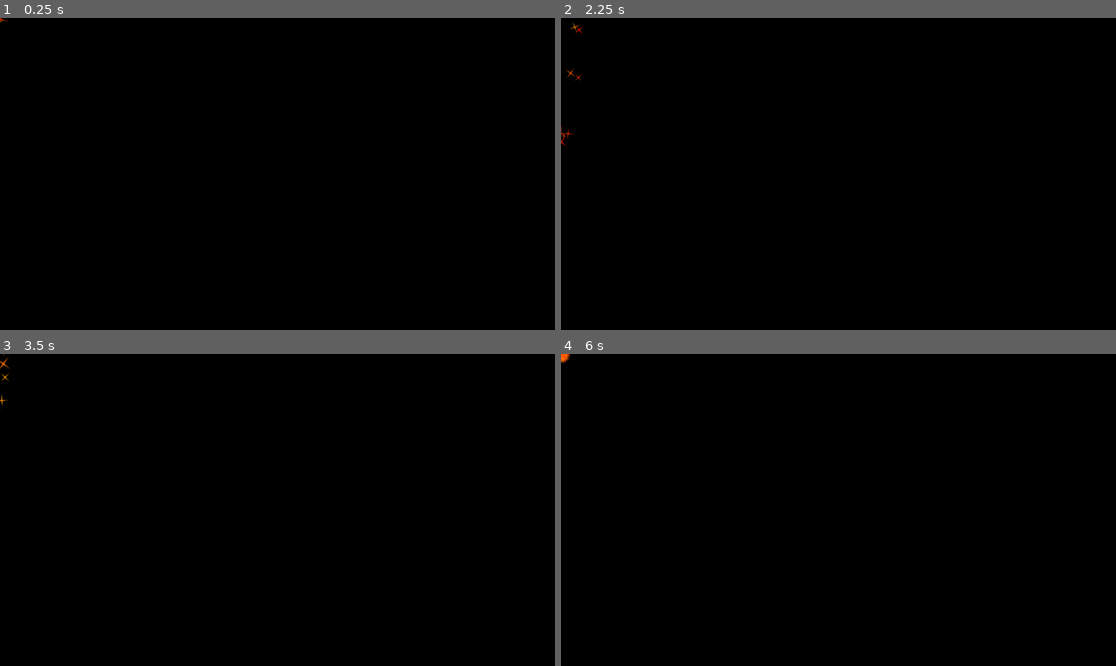
Above: before the commit, frames 1-4 (two rows, left to right).
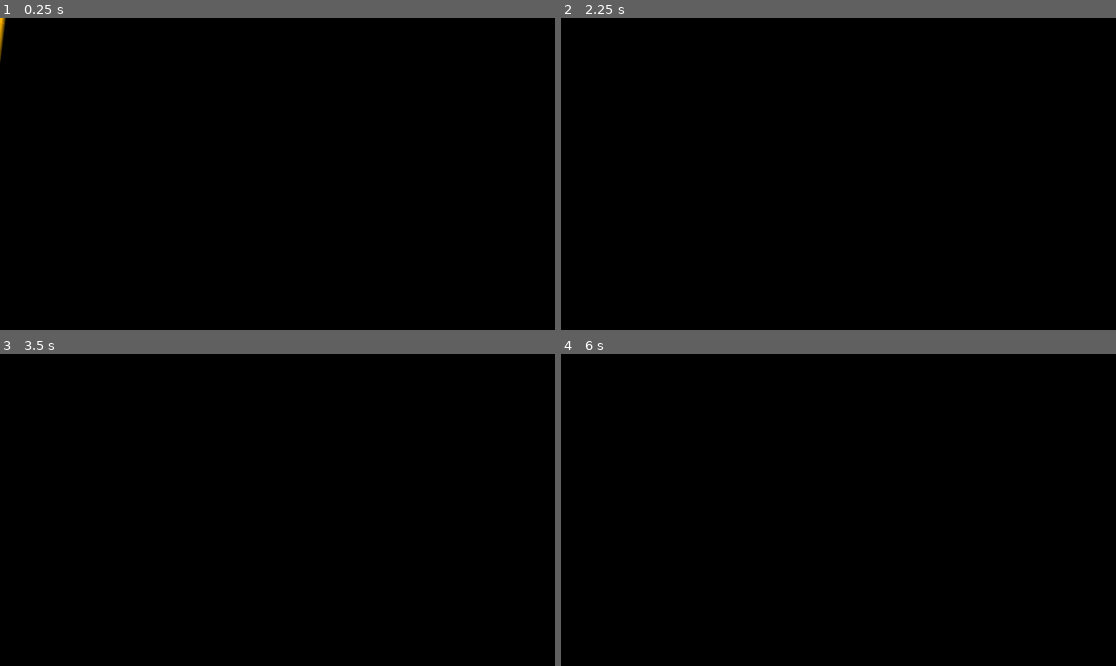
Above: after the commit, the same moments.

Repository: Rundll86/parry-click
Game: Godot game, scene res://components/Effects/PerfectParry.tscn
Two runs of this game, one before a commit and one after it. Both use one fixed random seed, a clock stepped at 60 frames per second and the inputs below. This scene is started directly instead of the project's main scene.
Inputs (mouse positions are in pixels of both pictures, inside the frame that each line leads up to):
- Up to frame 1 (0.25 s): no input
- Up to frame 2 (2.25 s): tap Enter at 0.5, 2 s; move the mouse to (960, 158) at 0.52 s; tap Space at 1.25 s; move the mouse to (727, 189) at 1.27 s; move the mouse to (894, 105) at 2.02 s
- Up to frame 3 (3.5 s): tap Space at 2.75 s; move the mouse to (249, 572) at 2.77 s
- Up to frame 4 (6 s): tap Enter at 3.5 s; move the mouse to (1005, 556) at 3.52 s; move the mouse to (672, 463) at 4.27 s; tap Space at 5 s; move the mouse to (866, 510) at 5.02 s; move the mouse to (755, 432) at 5.77 s

The runs differ from the first frame. In frame 1, less than 0.1% of the frame differs, in the area x 0-2%, y 0-15%; in frame 2, less than 0.1%, in the area x 0-5%, y 1-42%; in frame 3, less than 0.1%; in frame 4, less than 0.1%.
Error before the commit: Parse Error: Static function "extremeStop()" not found in base "CameraManager". (res://scripts/Statemachine/EffectPlayer.gd:40)

Commit message:
feat: 移除多余的动画轨道，优化效果播放器逻辑

Diff:
--- a/player/components/Effects/PerfectParry.tscn
+++ b/player/components/Effects/PerfectParry.tscn
@@ -80,20 +80,6 @@
 "transitions": PackedFloat32Array(1, 1, 1, 1),
 "update": 0,
 "values": [Color(0.99, 0.7095, 0, 0), Color(0.99, 0.7095, 0, 1), Color(0.99, 0.7095, 0, 1), Color(0.99, 0.7095, 0, 0)]
-}
-tracks/3/type = "method"
-tracks/3/imported = false
-tracks/3/enabled = true
-tracks/3/path = NodePath(".")
-tracks/3/interp = 1
-tracks/3/loop_wrap = true
-tracks/3/keys = {
-"times": PackedFloat32Array(0),
-"transitions": PackedFloat32Array(1),
-"values": [{
-"args": [300.0, 400.0],
-"method": &"shake"
-}]
 }
 
 [sub_resource type="AnimationLibrary" id="AnimationLibrary_8u25p"]
--- a/player/components/Scenes/World.tscn
+++ b/player/components/Scenes/World.tscn
@@ -12,6 +12,8 @@
 metadata/_custom_type_script = "uid://c3o1ydfojauhd"
 
 [node name="camera" type="Camera2D" parent="." unique_id=265007652]
+anchor_mode = 0
+process_callback = 0
 script = ExtResource("3_6km7c")
 metadata/_custom_type_script = "uid://cadoijncfda6r"
 
--- a/player/project.godot
+++ b/player/project.godot
@@ -17,6 +17,8 @@
 
 [display]
 
+window/size/viewport_width=1920
+window/size/viewport_height=1080
 window/size/mode=3
 window/size/resizable=false
 window/size/borderless=true
--- a/player/scripts/Statemachine/EffectPlayer.gd
+++ b/player/scripts/Statemachine/EffectPlayer.gd
@@ -35,9 +35,6 @@
 	Engine.time_scale *= value
 	await TimeUtil.millseconds(millseconds)
 	Engine.time_scale /= value
-func extremePlayer(millseconds: float):
-	await TimeUtil.millseconds(millseconds)
-	CameraManager.extremeStop()
 func shot():
 	show()
 	particles.emitting = true
